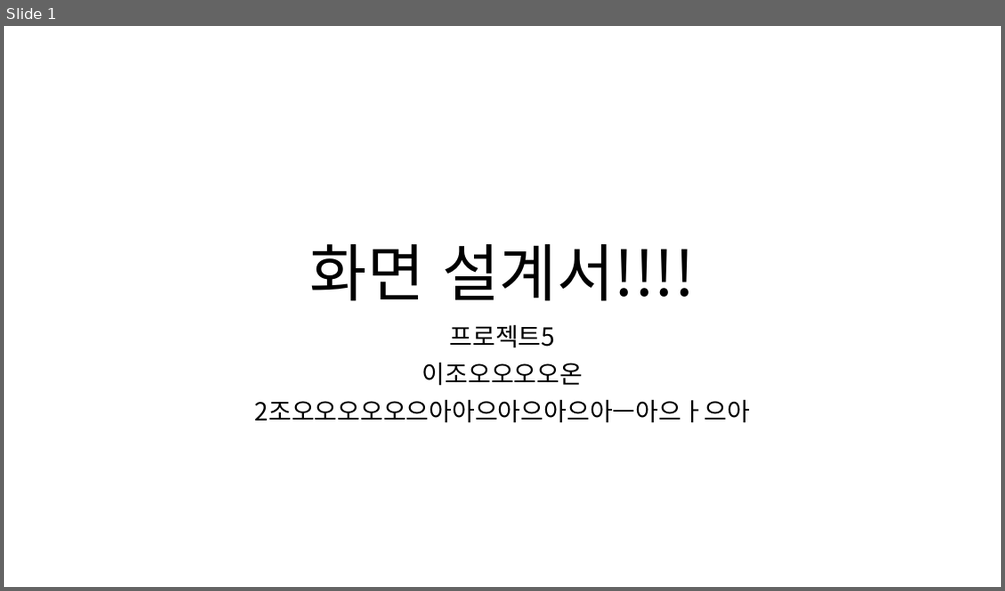
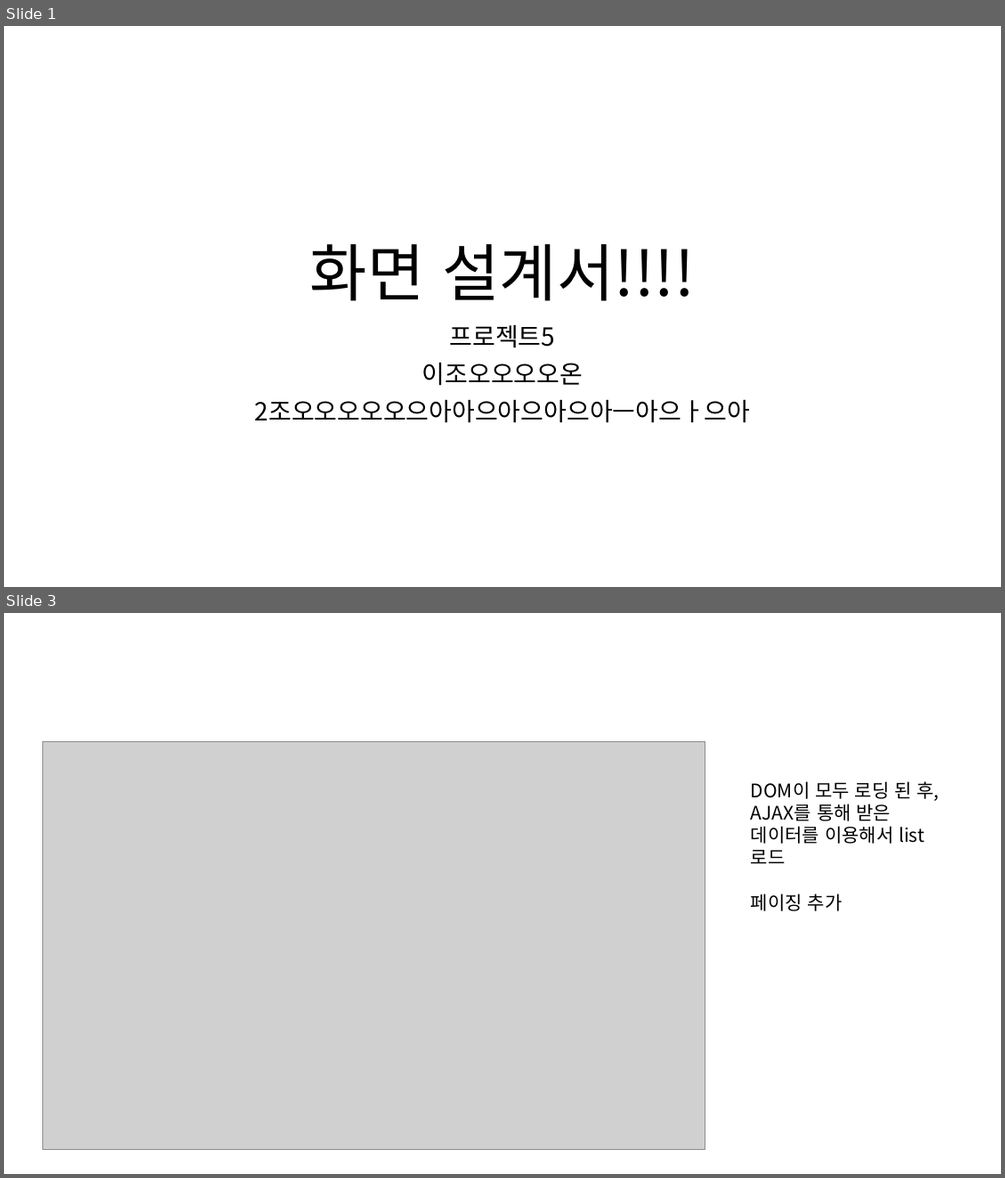
Before and after one commit to ezenteam2/e-Zone, a slide deck: 0 발표용 파워포인트/0424 4차발표/0424 project05 - 파워포인트 - 형준.pptx. Shown one above the other, each under a label of ours: slide 1 before the commit, slides 1 and 3 after it; the slides between them are not shown. The pictures are 1005x591 and 1005x1178 pixels, drawn with LibreOffice and Linux fonts; fonts in the diff are those of the drawing; grey boxes stand for pictures. Boxes give left, top, right and bottom in pixels: in the first picture for what was removed or moved away, otherwise in the second. Text is boxed around its words. In the diff, an @@ line names an element or a change of style, - is before the commit and + after.

```diff
--- a/0 발표용 파워포인트/0424 4차발표/0424 project05 - 파워포인트 - 형준.pptx
+++ b/0 발표용 파워포인트/0424 4차발표/0424 project05 - 파워포인트 - 형준.pptx
@@ slide 3 added at [4, 613, 1001, 1174], background #FFFFFF @@
@@ picture added at [42, 742, 705, 1149] @@
@@ text added at [751, 781, 938, 911], 18 pt, text #000000 @@
+DOM이 모두 로딩 된 후, AJAX를 통해 받은 데이터를 이용해서 list 로드
+페이징 추가
```
Also in this commit, not shown: 1 other slide added, 8 other files.
